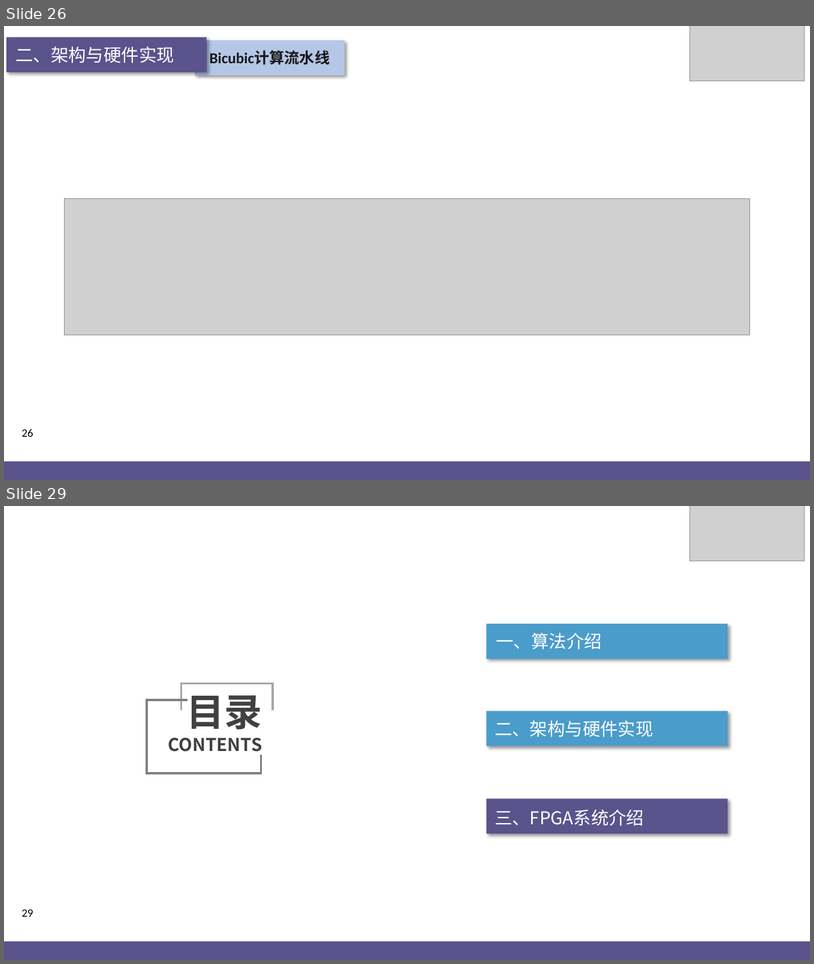
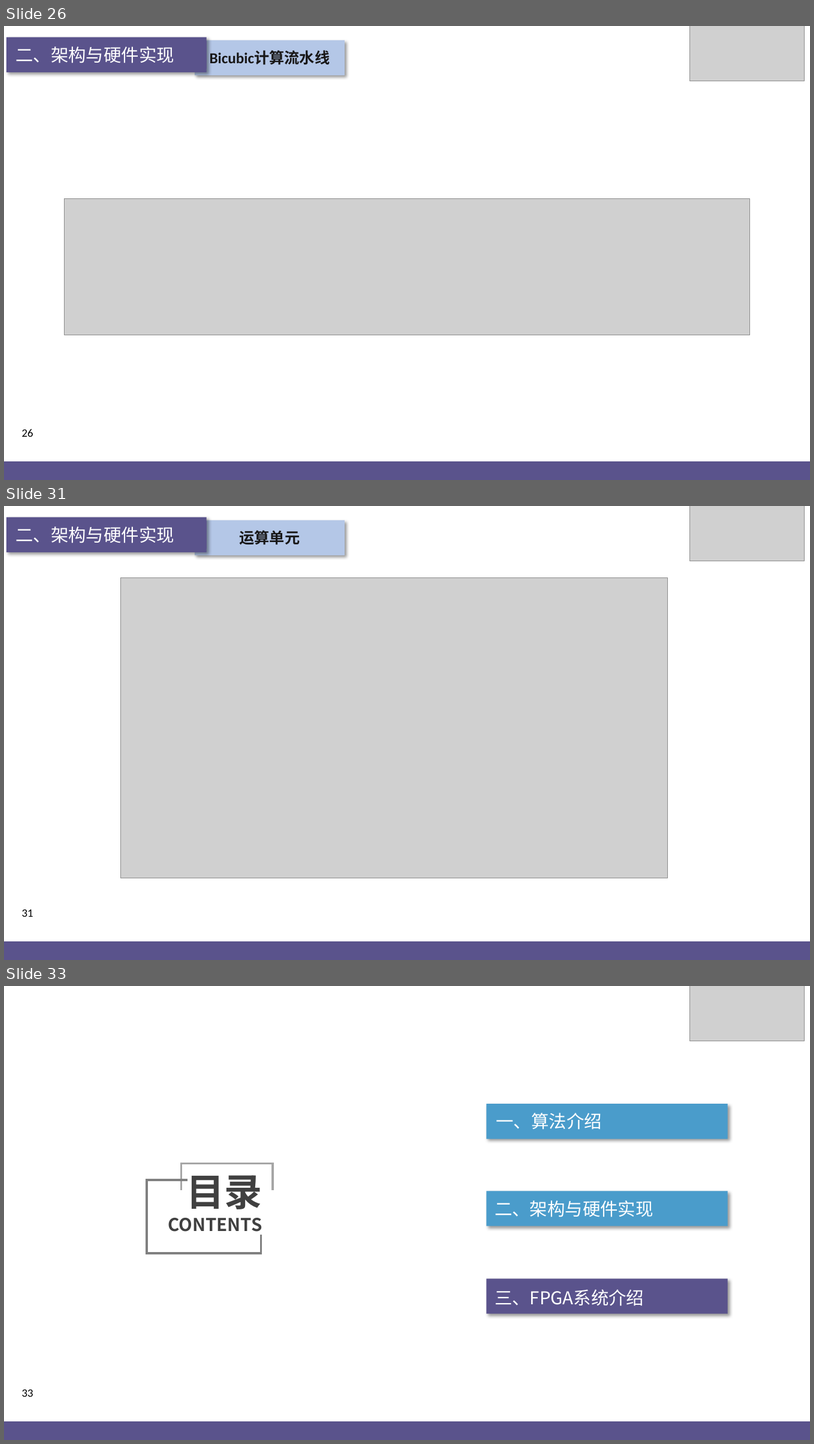
Before and after one commit to jjyy-Huang/LoG-UTE-RAISR-Doc, a slide deck: presentation/PPT.pptx. Shown one above the other, each under a label of ours: slides 26 and 29 before the commit, slides 26, 31 and 33 after it; the slides between them are not shown. The pictures are 814x964 and 814x1444 pixels, drawn with LibreOffice and Linux fonts; fonts in the diff are those of the drawing; grey boxes stand for pictures; background and template pictures are left out. Boxes give left, top, right and bottom in pixels: in the first picture for what was removed or moved away, otherwise in the second. Text is boxed around its words. In the diff, an @@ line names an element or a change of style, - is before the commit and + after.

```diff
--- a/presentation/PPT.pptx
+++ b/presentation/PPT.pptx
@@ slide 31 added at (x1=4, y1=506, x2=810, y2=960), background picture (left out); not listed: 1 template element that a slide beside it also shows @@
@@ rectangle added at (x1=6, y1=517, x2=207, y2=553), fill #5A538C @@
@@ rectangle added at (x1=195, y1=520, x2=345, y2=556), fill #B4C7E7, 18 pt, text #181717, bold @@
+运算单元
@@ picture added at (x1=690, y1=506, x2=804, y2=561) @@
@@ text added at (x1=15, y1=526, x2=174, y2=543), 21 pt, text #FFFFFF @@
+二、架构与硬件实现
@@ picture added at (x1=121, y1=578, x2=668, y2=878) @@
@@ rectangle added at (x1=4, y1=941, x2=810, y2=960), fill #5A538C @@
@@ what was slide 29 is now slide 33 @@
@@ page number at (x1=22, y1=1389, x2=33, y2=1396): text changed @@
-29
+33
```
Also in this commit, not shown: 21 slides changed, 4 other slides added, 58 other files.
